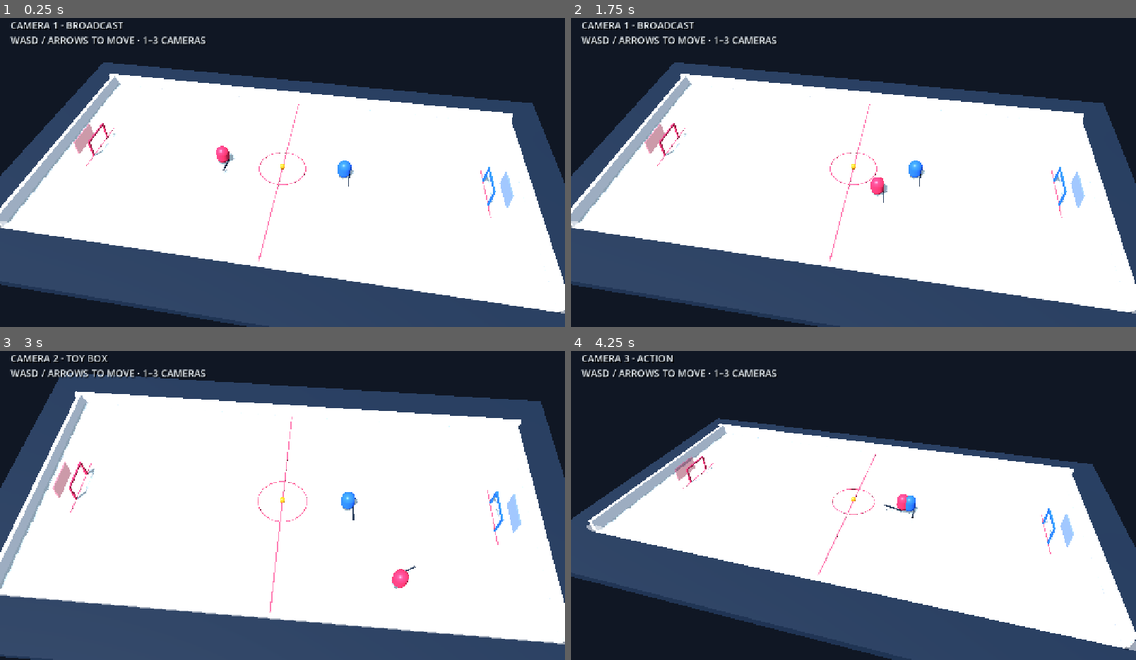
Above: before the commit, frames 1-4 (two rows, left to right).
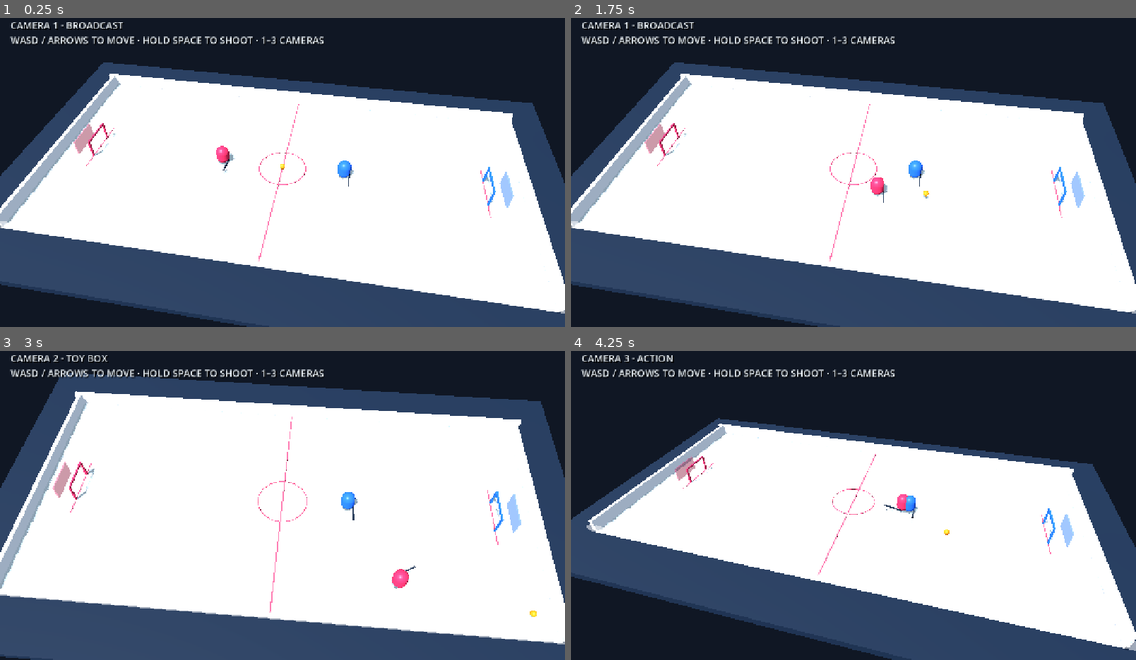
Above: after the commit, the same moments.

Repository: dylanwatsonsoftware/floorball-frenzy-3d
Game: Godot game, scene res://scenes/app/main.tscn
Two runs of this game, one before a commit and one after it. Both use one fixed random seed, a clock stepped at 60 frames per second and the inputs below.
Inputs:
- Up to frame 1 (0.25 s): no input
- Up to frame 2 (1.75 s): tap Enter at 0.5 s; hold D (move_right) 0.53-1.28 s; hold Space (shoot, bound only after the commit) 0.53-1.28 s; hold S (move_down) from 1.28 s (still down); tap Space (shoot, bound only after the commit) at 1.35 s
- Up to frame 3 (3 s): release S (move_down) at 2.03 s; hold D (move_right) 2.03-2.78 s; hold Space (shoot, bound only after the commit) 2.03-2.78 s; tap 1 at 2.1 s; hold W (move_up) from 2.78 s (still down); tap 2 at 2.85 s
- Up to frame 4 (4.25 s): tap Space (shoot, bound only after the commit) at 3.05 s; release W (move_up) at 3.53 s; hold A (move_left) from 3.53 s (still down); hold Space (shoot, bound only after the commit) from 3.53 s (still down); tap 3 at 3.6 s

The runs differ from the first frame. In frame 1, 0.5% of the frame differs, in the area x 25-58%, y 5-9%; in frame 2, 0.5%; in frame 3, 0.5%, in the area x 25-95%, y 5-87%; in frame 4, 0.5%.

Commit message:
feat: add charged 3D ball shooting

Diff:
--- a/project.godot
+++ b/project.godot
@@ -45,6 +45,10 @@
 "deadzone": 0.2,
 "events": [Object(InputEventKey,"physical_keycode":83), Object(InputEventKey,"physical_keycode":4194322)]
 }
+shoot={
+"deadzone": 0.2,
+"events": [Object(InputEventKey,"physical_keycode":32)]
+}
 
 [rendering]
 
--- a/scenes/app/main.tscn
+++ b/scenes/app/main.tscn
@@ -21,4 +21,24 @@
 theme_override_constants/shadow_offset_x = 2
 theme_override_constants/shadow_offset_y = 2
 theme_override_font_sizes/font_size = 22
-text = "CAMERA 1 · BROADCAST\nWASD / ARROWS TO MOVE · 1–3 CAMERAS"
+text = "CAMERA 1 · BROADCAST\nWASD / ARROWS TO MOVE · HOLD SPACE TO SHOOT · 1–3 CAMERAS"
+
+[node name="ChargeLabel" type="Label" parent="HUD"]
+anchors_preset = 7
+anchor_left = 0.5
+anchor_top = 1.0
+anchor_right = 0.5
+anchor_bottom = 1.0
+offset_left = -170.0
+offset_top = -76.0
+offset_right = 170.0
+offset_bottom = -32.0
+grow_horizontal = 2
+grow_vertical = 0
+theme_override_colors/font_color = Color(1, 0.64, 0.2, 1)
+theme_override_colors/font_shadow_color = Color(0, 0, 0, 0.8)
+theme_override_constants/shadow_offset_x = 2
+theme_override_constants/shadow_offset_y = 2
+theme_override_font_sizes/font_size = 24
+text = ""
+horizontal_alignment = 1
--- /dev/null
+++ b/scripts/gameplay/ball_controller.gd
@@ -0,0 +1,54 @@
+extends MeshInstance3D
+
+const BallSimulationScript = preload("res://scripts/simulation/ball_simulation.gd")
+const MAX_CHARGE_SECONDS := 0.8
+const SHOOT_RANGE := 2.35
+
+var ball_velocity := Vector3.ZERO
+var _charge_seconds := 0.0
+var _player: CharacterBody3D
+var _charge_label: Label
+
+
+func _ready() -> void:
+	_player = get_parent().get_node("Player") as CharacterBody3D
+	_charge_label = get_node("../../HUD/ChargeLabel") as Label
+
+
+func _physics_process(delta: float) -> void:
+	var next_state := BallSimulationScript.step(position, ball_velocity, delta)
+	position = next_state.position
+	ball_velocity = next_state.velocity
+	_update_spin(delta)
+	_update_shot_charge(delta)
+
+
+func launch(planar_direction: Vector2, charge: float) -> void:
+	ball_velocity = BallSimulationScript.shot_velocity(planar_direction, charge)
+
+
+func _update_shot_charge(delta: float) -> void:
+	var in_range := _planar_distance_to_player() <= SHOOT_RANGE
+	if Input.is_action_pressed("shoot") and in_range:
+		_charge_seconds = minf(MAX_CHARGE_SECONDS, _charge_seconds + delta)
+		var percentage := roundi(100.0 * _charge_seconds / MAX_CHARGE_SECONDS)
+		_charge_label.text = "SHOT %d%%" % percentage
+	elif Input.is_action_just_released("shoot"):
+		if _charge_seconds > 0.0 and in_range:
+			var facing: Vector3 = _player.call("get_facing_direction")
+			launch(Vector2(facing.x, facing.z), _charge_seconds / MAX_CHARGE_SECONDS)
+		_charge_seconds = 0.0
+		_charge_label.text = ""
+	elif not Input.is_action_pressed("shoot"):
+		_charge_label.text = ""
+
+
+func _planar_distance_to_player() -> float:
+	var offset := global_position - _player.global_position
+	return Vector2(offset.x, offset.z).length()
+
+
+func _update_spin(delta: float) -> void:
+	var planar_speed := Vector2(ball_velocity.x, ball_velocity.z).length()
+	if planar_speed > 0.05:
+		rotate_x(planar_speed * delta / BallSimulationScript.BALL_RADIUS)
--- a/scripts/gameplay/player_controller.gd
+++ b/scripts/gameplay/player_controller.gd
@@ -3,6 +3,8 @@
 const PlayerMotorScript = preload("res://scripts/gameplay/player_motor.gd")
 const RINK_HALF_LENGTH := 18.1
 const RINK_HALF_WIDTH := 8.6
+
+var _facing_direction := Vector3.RIGHT
 
 
 func _physics_process(delta: float) -> void:
@@ -13,5 +15,9 @@
 	global_position.z = clampf(global_position.z, -RINK_HALF_WIDTH, RINK_HALF_WIDTH)
 
 	if velocity.length_squared() > 0.04:
-		var facing := Vector3(velocity.x, 0.0, velocity.z).normalized()
-		rotation.y = lerp_angle(rotation.y, atan2(facing.x, facing.z), minf(1.0, delta * 12.0))
+		_facing_direction = Vector3(velocity.x, 0.0, velocity.z).normalized()
+		rotation.y = lerp_angle(rotation.y, atan2(_facing_direction.x, _facing_direction.z), minf(1.0, delta * 12.0))
+
+
+func get_facing_direction() -> Vector3:
+	return _facing_direction
--- a/scripts/presentation/greybox_arena.gd
+++ b/scripts/presentation/greybox_arena.gd
@@ -163,6 +163,7 @@
 	ball.mesh = sphere
 	ball.position = Vector3(0.0, 0.22, 0.0)
 	ball.material_override = _material(Color("ff8a1f"), 0.38, Color("ff5a00"))
+	ball.set_script(load("res://scripts/gameplay/ball_controller.gd"))
 	add_child(ball)
 
 
@@ -191,7 +192,7 @@
 	_camera.fov = preset.fov
 	_camera.look_at(preset.target, Vector3.UP)
 	if _camera_label != null:
-		_camera_label.text = "CAMERA %d · %s\nWASD / ARROWS TO MOVE · 1–3 CAMERAS" % [index + 1, preset.name.to_upper()]
+		_camera_label.text = "CAMERA %d · %s\nWASD / ARROWS TO MOVE · HOLD SPACE TO SHOOT · 1–3 CAMERAS" % [index + 1, preset.name.to_upper()]
 
 
 func _add_box(node_name: String, size: Vector3, position: Vector3, color: Color, shadow: bool = true) -> MeshInstance3D:
--- /dev/null
+++ b/scripts/simulation/ball_simulation.gd
@@ -0,0 +1,52 @@
+class_name BallSimulation
+extends RefCounted
+
+const SHOT_BASE_SPEED := 13.0
+const SHOT_SPEED_SCALE := 12.0
+const SHOT_BASE_LIFT := 1.5
+const SHOT_LIFT_SCALE := 5.5
+const BALL_RADIUS := 0.22
+const RINK_HALF_LENGTH := 18.65
+const RINK_HALF_WIDTH := 9.15
+const GRAVITY := 14.0
+const FLOOR_BOUNCE := 0.42
+const WALL_BOUNCE := 0.78
+const ROLLING_DECELERATION := 1.8
+const MIN_VERTICAL_BOUNCE := 0.6
+
+
+static func shot_velocity(aim: Vector2, charge: float) -> Vector3:
+	var direction := aim.normalized() if not aim.is_zero_approx() else Vector2.RIGHT
+	var clamped_charge := clampf(charge, 0.0, 1.0)
+	var speed := SHOT_BASE_SPEED + SHOT_SPEED_SCALE * clamped_charge
+	var lift := SHOT_BASE_LIFT + SHOT_LIFT_SCALE * clamped_charge
+	return Vector3(direction.x * speed, lift, direction.y * speed)
+
+
+static func step(position: Vector3, velocity: Vector3, delta: float) -> Dictionary:
+	var next_velocity := velocity
+	next_velocity.y -= GRAVITY * delta
+	var next_position := position + next_velocity * delta
+
+	if next_position.y <= BALL_RADIUS:
+		next_position.y = BALL_RADIUS
+		if next_velocity.y < -MIN_VERTICAL_BOUNCE:
+			next_velocity.y = -next_velocity.y * FLOOR_BOUNCE
+		else:
+			next_velocity.y = 0.0
+		var planar := Vector2(next_velocity.x, next_velocity.z)
+		planar = planar.move_toward(Vector2.ZERO, ROLLING_DECELERATION * delta)
+		next_velocity.x = planar.x
+		next_velocity.z = planar.y
+
+	if absf(next_position.x) > RINK_HALF_LENGTH:
+		next_position.x = clampf(next_position.x, -RINK_HALF_LENGTH, RINK_HALF_LENGTH)
+		next_velocity.x = -next_velocity.x * WALL_BOUNCE
+	if absf(next_position.z) > RINK_HALF_WIDTH:
+		next_position.z = clampf(next_position.z, -RINK_HALF_WIDTH, RINK_HALF_WIDTH)
+		next_velocity.z = -next_velocity.z * WALL_BOUNCE
+
+	return {
+		"position": next_position,
+		"velocity": next_velocity,
+	}
--- /dev/null
+++ b/tests/ball_simulation_test.gd
@@ -0,0 +1,43 @@
+extends SceneTree
+
+
+func _init() -> void:
+	var script := load("res://scripts/simulation/ball_simulation.gd")
+	if script == null:
+		fail("Ball simulation script is missing")
+		return
+
+	var low_shot: Vector3 = script.shot_velocity(Vector2.RIGHT, 0.0)
+	var charged_shot: Vector3 = script.shot_velocity(Vector2.RIGHT, 1.0)
+	if low_shot.x <= 0.0 or not is_equal_approx(low_shot.z, 0.0):
+		fail("Shot must travel in its planar aim direction")
+		return
+	if charged_shot.length() <= low_shot.length():
+		fail("Charged shot must be faster than an uncharged shot")
+		return
+	if charged_shot.y <= low_shot.y:
+		fail("Charged shot must have more lift")
+		return
+
+	var airborne: Dictionary = script.step(Vector3(0.0, 3.0, 0.0), Vector3.ZERO, 0.1)
+	if airborne.velocity.y >= 0.0:
+		fail("Gravity must pull an airborne ball downward")
+		return
+
+	var floor_hit: Dictionary = script.step(Vector3(0.0, script.BALL_RADIUS + 0.01, 0.0), Vector3(0.0, -3.0, 0.0), 0.1)
+	if floor_hit.position.y < script.BALL_RADIUS - 0.001 or floor_hit.velocity.y <= 0.0:
+		fail("Ball must bounce upward from the floor; got position=%s velocity=%s" % [floor_hit.position, floor_hit.velocity])
+		return
+
+	var wall_hit: Dictionary = script.step(Vector3(script.RINK_HALF_LENGTH - 0.05, script.BALL_RADIUS, 0.0), Vector3(8.0, 0.0, 0.0), 0.1)
+	if wall_hit.position.x > script.RINK_HALF_LENGTH or wall_hit.velocity.x >= 0.0:
+		fail("Ball must bounce inward from the side wall")
+		return
+
+	print("Ball simulation is valid.")
+	quit(0)
+
+
+func fail(message: String) -> void:
+	push_error(message)
+	quit(1)
--- a/tests/greybox_scene_test.gd
+++ b/tests/greybox_scene_test.gd
@@ -34,6 +34,21 @@
 		fail("Broadcast camera must be active by default")
 		return
 
+	var ball := scene.get_node("Arena/Ball")
+	if not ball.has_method("launch"):
+		fail("Ball must expose deterministic launch behavior")
+		return
+	if scene.get_node_or_null("HUD/ChargeLabel") == null:
+		fail("HUD must expose shot charging feedback")
+		return
+	var ball_start: Vector3 = ball.position
+	ball.launch(Vector2.RIGHT, 1.0)
+	await physics_frame
+	await physics_frame
+	if ball.position.x <= ball_start.x or ball.position.y <= ball_start.y:
+		fail("Launched ball must move forward and lift into 3D space; start=%s end=%s" % [ball_start, ball.position])
+		return
+
 	print("Greybox scene contract is valid.")
 	scene.queue_free()
 	quit(0)
Not shown, changed: export_presets.cfg
Not shown, added: scripts/gameplay/ball_controller.gd.uid
Not shown, added: scripts/simulation/ball_simulation.gd.uid
Not shown, added: tests/ball_simulation_test.gd.uid
Not shown, changed: tests/web_export_config_test.sh
